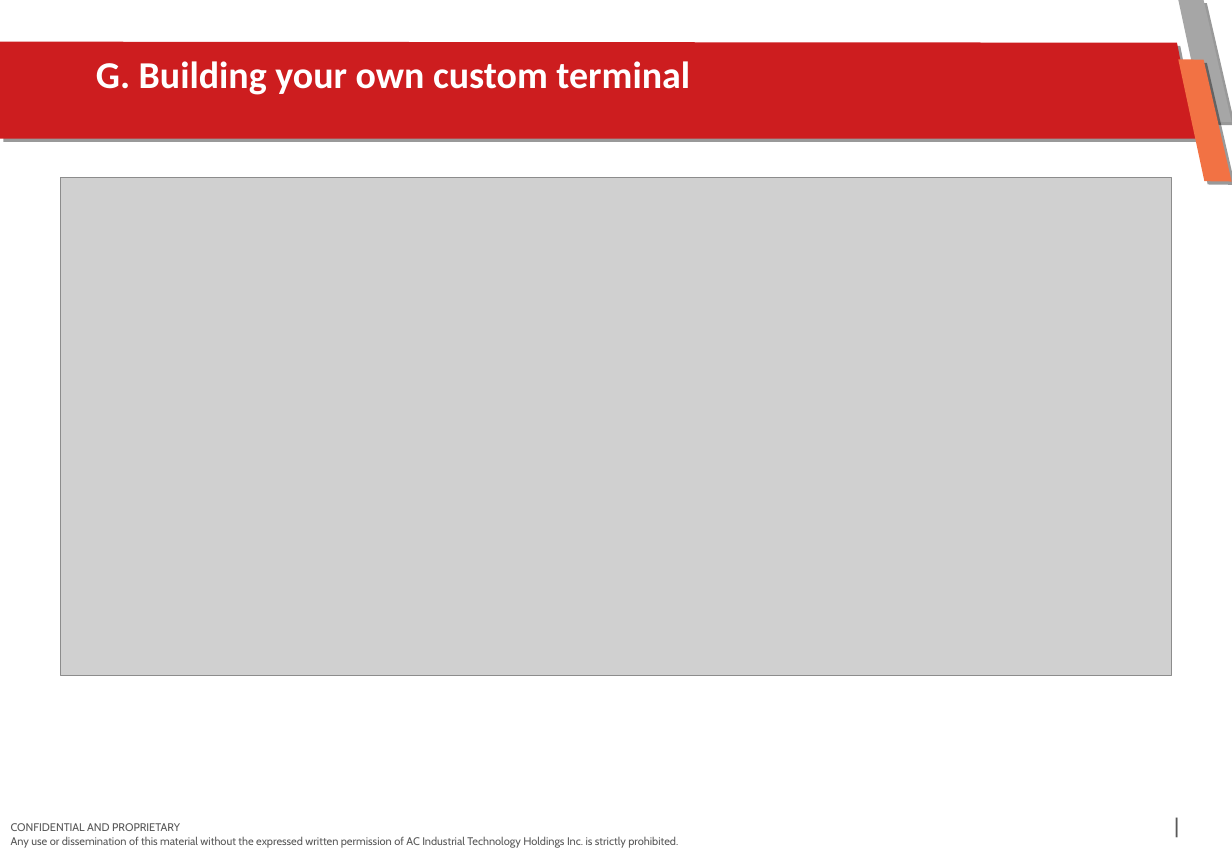
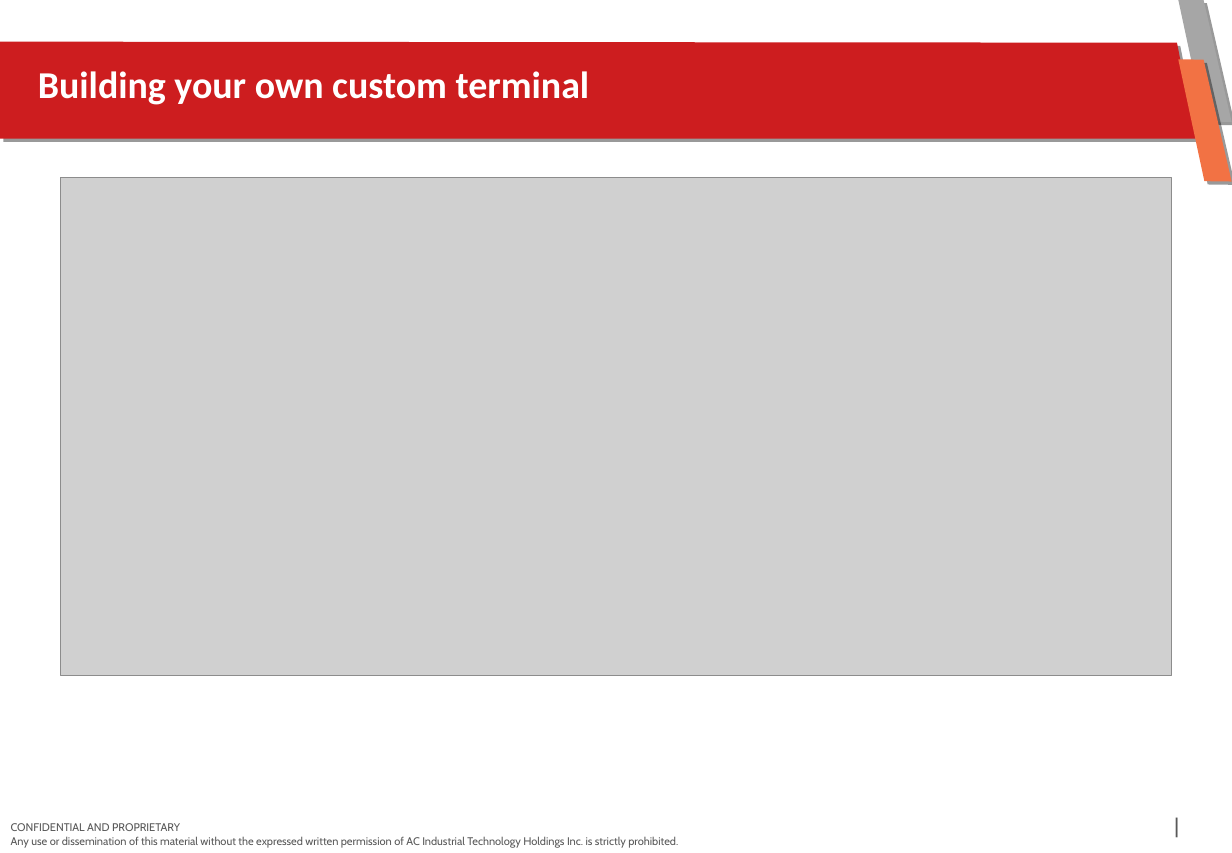
Before and after one commit to BryndellTorio/knowledge_Sharing, a slide deck: slide 17 of DnD Knowledge Sharing - Powershell Task Automation.pptx. Drawn at 1232x853 pixels with LibreOffice and Linux fonts; fonts in the diff are those of the drawing; grey boxes stand for pictures; background and template pictures are left out. Boxes give left, top, right and bottom in pixels: in the first picture for what was removed or moved away, otherwise in the second. Text is boxed around its words. In the diff, an @@ line names an element or a change of style, - is before the commit and + after.

```diff
--- a/DnD Knowledge Sharing - Powershell Task Automation.pptx
+++ b/DnD Knowledge Sharing - Powershell Task Automation.pptx
@@ title at bbox=[38, 71, 590, 105]: text changed @@
-G. Building your own custom terminal
+Building your own custom terminal
```
Also in this commit, not shown: 4 other slides changed, 2 slides added, 4 other files.
